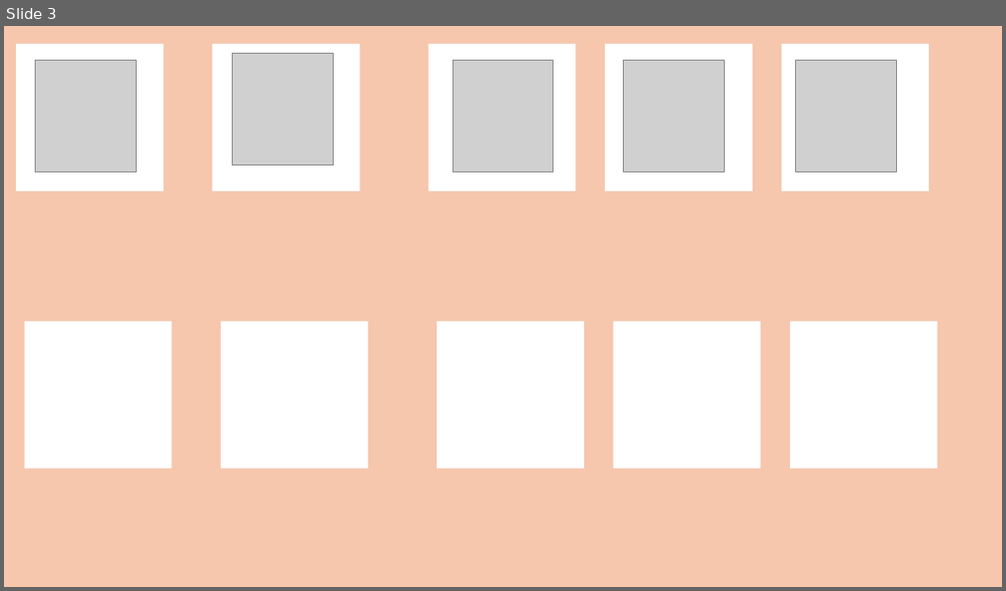
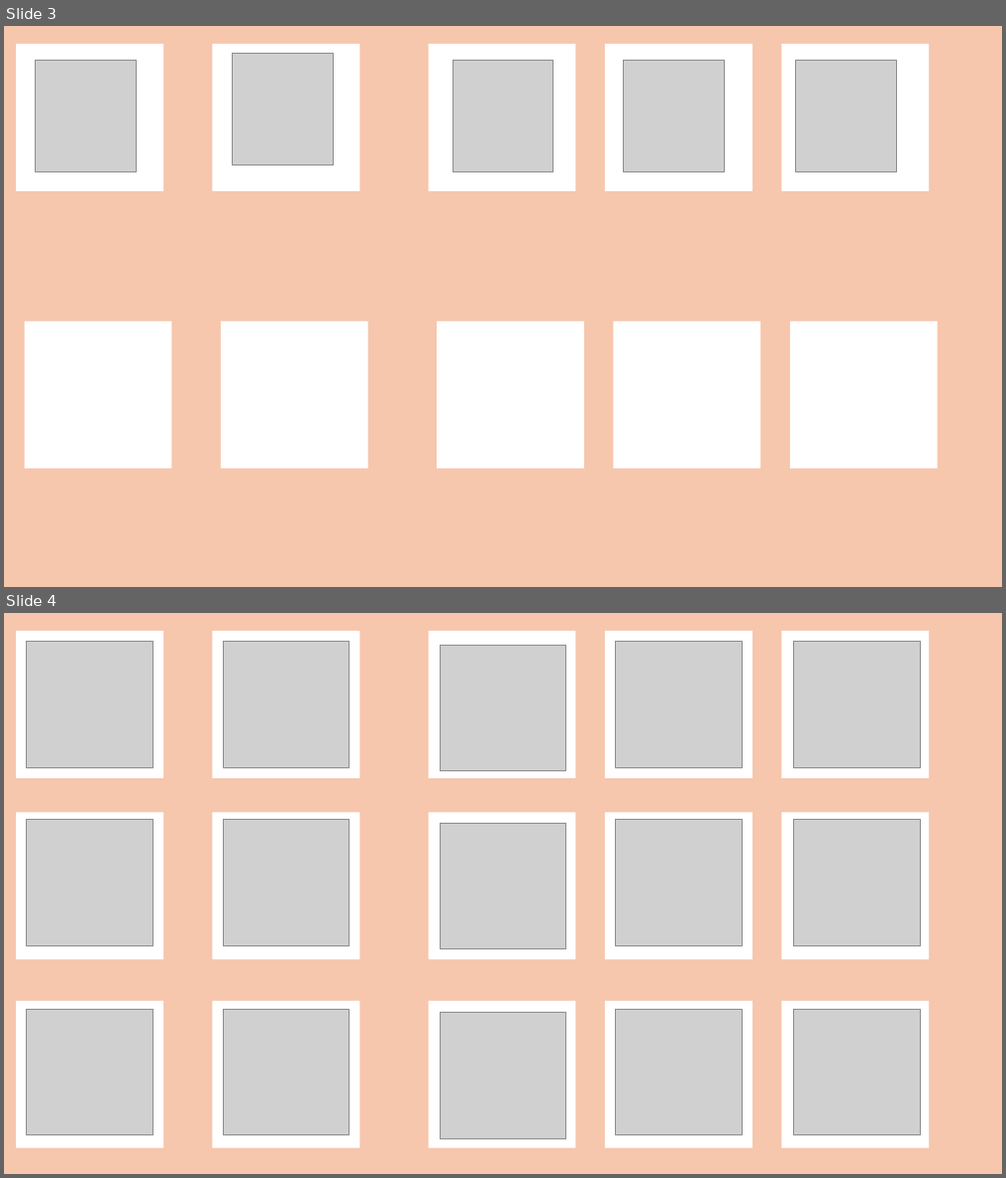
Before and after one commit to fcomovaz/2025-05-MDPI-Symmetry, a slide deck: gallery/images.pptx. Shown one above the other, each under a label of ours: slide 3 before the commit, slides 3 and 4 after it. The pictures are 1006x591 and 1006x1178 pixels, drawn with LibreOffice and Linux fonts; fonts in the diff are those of the drawing; grey boxes stand for pictures. Boxes give left, top, right and bottom in pixels: in the first picture for what was removed or moved away, otherwise in the second. Text is boxed around its words. In the diff, an @@ line names an element or a change of style, - is before the commit and + after.

```diff
--- a/gallery/images.pptx
+++ b/gallery/images.pptx
@@ slide 4 added at (x1=4, y1=613, x2=1002, y2=1174), background #F6C6AD @@
@@ rectangle added at (x1=16, y1=631, x2=163, y2=778), fill #FFFFFF @@
@@ picture added at (x1=27, y1=642, x2=152, y2=768) @@
@@ rectangle added at (x1=212, y1=631, x2=359, y2=778), fill #FFFFFF @@
@@ picture added at (x1=223, y1=642, x2=350, y2=768) @@
@@ rectangle added at (x1=429, y1=631, x2=576, y2=778), fill #FFFFFF @@
@@ rectangle added at (x1=605, y1=631, x2=752, y2=778), fill #FFFFFF @@
@@ picture added at (x1=616, y1=642, x2=743, y2=768) @@
@@ rectangle added at (x1=782, y1=631, x2=930, y2=778), fill #FFFFFF @@
@@ picture added at (x1=794, y1=642, x2=921, y2=768) @@
@@ picture added at (x1=440, y1=645, x2=566, y2=771) @@
@@ rectangle added at (x1=16, y1=812, x2=163, y2=959), fill #FFFFFF @@
@@ picture added at (x1=27, y1=820, x2=152, y2=947) @@
@@ rectangle added at (x1=212, y1=812, x2=359, y2=959), fill #FFFFFF @@
@@ picture added at (x1=223, y1=820, x2=350, y2=947) @@
@@ rectangle added at (x1=429, y1=812, x2=576, y2=959), fill #FFFFFF @@
@@ rectangle added at (x1=605, y1=812, x2=752, y2=959), fill #FFFFFF @@
@@ picture added at (x1=616, y1=820, x2=743, y2=947) @@
@@ rectangle added at (x1=782, y1=812, x2=930, y2=959), fill #FFFFFF @@
@@ picture added at (x1=794, y1=820, x2=921, y2=947) @@
@@ picture added at (x1=440, y1=823, x2=566, y2=950) @@
@@ rectangle added at (x1=16, y1=1001, x2=163, y2=1149), fill #FFFFFF @@
@@ picture added at (x1=27, y1=1009, x2=152, y2=1136) @@
@@ rectangle added at (x1=212, y1=1001, x2=359, y2=1149), fill #FFFFFF @@
@@ picture added at (x1=223, y1=1009, x2=350, y2=1136) @@
@@ rectangle added at (x1=429, y1=1001, x2=576, y2=1149), fill #FFFFFF @@
@@ picture added at (x1=440, y1=1013, x2=566, y2=1140) @@
@@ rectangle added at (x1=605, y1=1001, x2=752, y2=1149), fill #FFFFFF @@
@@ picture added at (x1=616, y1=1009, x2=743, y2=1136) @@
@@ rectangle added at (x1=782, y1=1001, x2=930, y2=1149), fill #FFFFFF @@
@@ picture added at (x1=794, y1=1009, x2=921, y2=1136) @@
```
Also in this commit, not shown: 2 other slides added, 17 other files.
